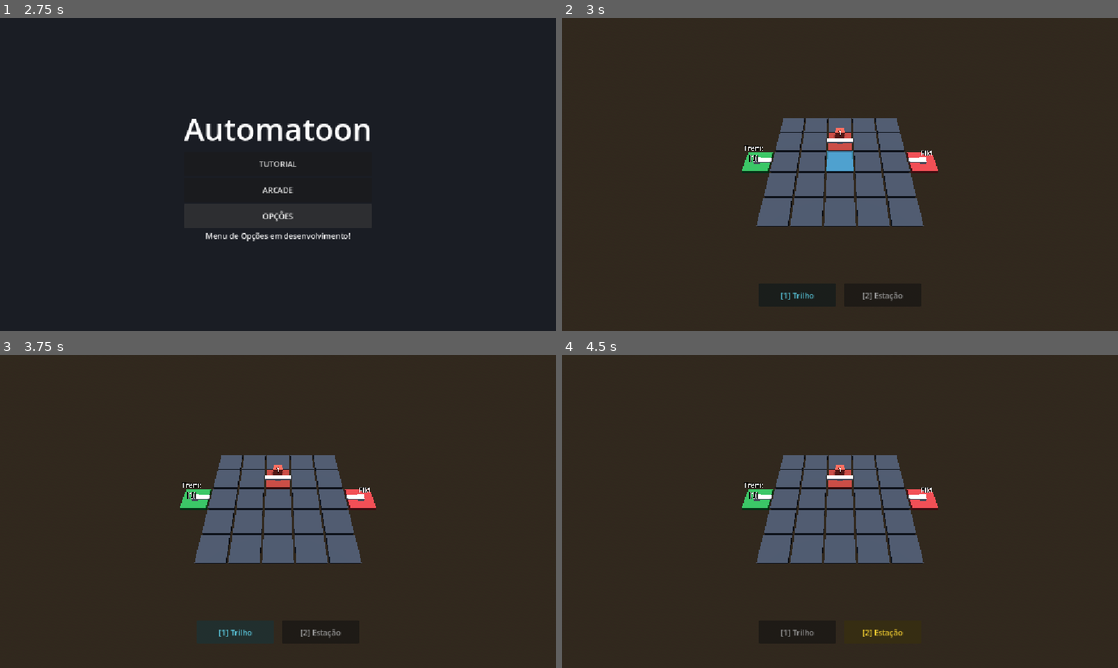
Above: before the commit, frames 1-4 (two rows, left to right).
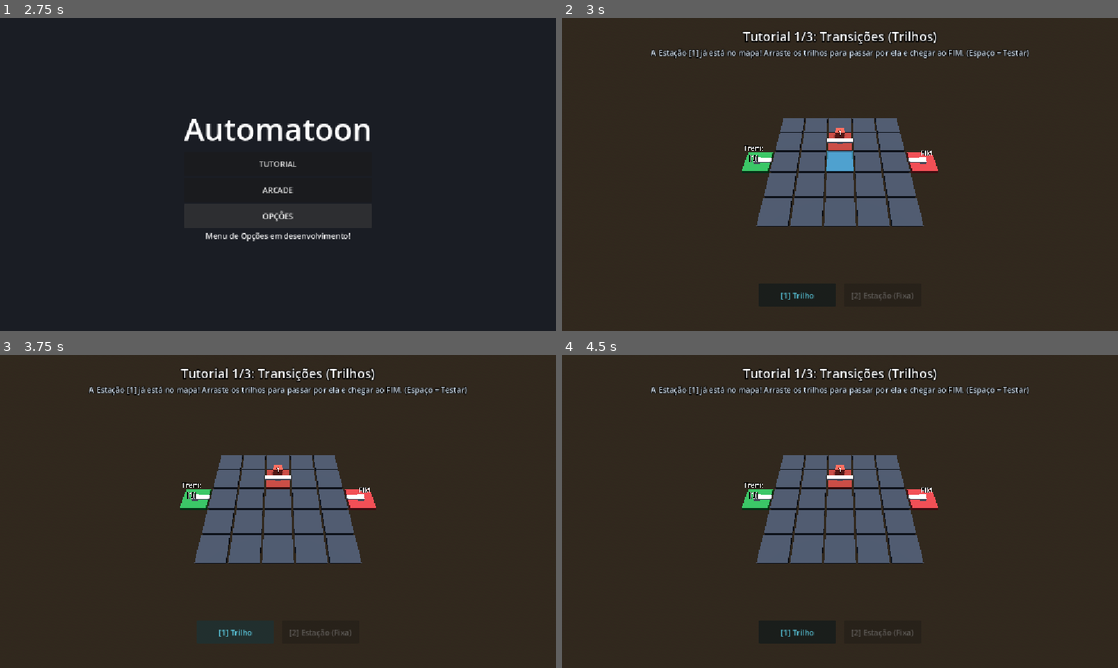
Above: after the commit, the same moments.

Repository: Danil0Ribeir0/automatoon-godot
Game: Godot game, scene res://scenes/MainMenu.tscn
Same seed, same stepped clock (60 frames per second), same inputs: the game is played once before the commit and once after it.
Inputs (mouse positions are in pixels of both pictures, inside the frame that each line leads up to):
- Up to frame 1 (2.75 s): click "ARCADE" at 0.5 s; click "ARCADE" at 1.25 s; click "OPÇÕES" at 2 s
- Up to frame 2 (3 s): click "TUTORIAL" at 2.75 s
- Up to frame 3 (3.75 s): click "[1] Trilho" at 3.5 s
- Up to frame 4 (4.5 s): click (884, 633) at 4.25 s, where only the run before the commit has a clickable "[2] Estação"

Frame 1 is identical in both runs. In frame 2, 1.8% of the frame differs, in the area x 15-84%, y 4-91%; in frame 3, 1.8%; in frame 4, 1.9%.

Commit message:
refactor: refatoração do hud do jogo

Diff:
--- /dev/null
+++ b/scenes/hud.tscn
@@ -0,0 +1,32 @@
+[gd_scene format=3 uid="uid://8toefpoapeim"]
+
+[ext_resource type="Script" uid="uid://paqdcdjcehns" path="res://scripts/hud.gd" id="1_ahhtf"]
+
+[node name="HUD" type="CanvasLayer" unique_id=465910820]
+script = ExtResource("1_ahhtf")
+
+[node name="MarginContainer" type="MarginContainer" parent="." unique_id=1257957870]
+anchors_preset = 12
+anchor_top = 1.0
+anchor_right = 1.0
+anchor_bottom = 1.0
+grow_horizontal = 2
+grow_vertical = 0
+theme_override_constants/margin_bottom = 50
+
+[node name="HBoxContainer" type="HBoxContainer" parent="MarginContainer" unique_id=1772968916]
+layout_mode = 2
+theme_override_constants/separation = 16
+alignment = 1
+
+[node name="RailToolButton" type="Button" parent="MarginContainer/HBoxContainer" unique_id=90416436]
+custom_minimum_size = Vector2(160, 48)
+layout_mode = 2
+focus_mode = 0
+text = "[1] Trilho"
+
+[node name="StationToolButton" type="Button" parent="MarginContainer/HBoxContainer" unique_id=545332746]
+custom_minimum_size = Vector2(160, 48)
+layout_mode = 2
+focus_mode = 0
+text = "[2] Estação"
--- a/scenes/prototype.tscn
+++ b/scenes/prototype.tscn
@@ -2,6 +2,7 @@
 
 [ext_resource type="Script" uid="uid://c5mwtpel8yx4e" path="res://scripts/level_manager.gd" id="1_ixygg"]
 [ext_resource type="Script" uid="uid://ijegsgnw7t41" path="res://scripts/grid_system.gd" id="2_20kwy"]
+[ext_resource type="PackedScene" uid="uid://8toefpoapeim" path="res://scenes/hud.tscn" id="2_sdrrl"]
 [ext_resource type="PackedScene" uid="uid://c1a3meptslmbc" path="res://scenes/train.tscn" id="3_nhfup"]
 
 [sub_resource type="ProceduralSkyMaterial" id="ProceduralSkyMaterial_20kwy"]
@@ -24,33 +25,7 @@
 [node name="LevelManager" type="Node3D" unique_id=640780407]
 script = ExtResource("1_ixygg")
 
-[node name="HUD" type="CanvasLayer" parent="." unique_id=1654285894]
-
-[node name="MarginContainer" type="MarginContainer" parent="HUD" unique_id=1997336004]
-anchors_preset = 12
-anchor_top = 1.0
-anchor_right = 1.0
-anchor_bottom = 1.0
-grow_horizontal = 2
-grow_vertical = 0
-theme_override_constants/margin_bottom = 50
-
-[node name="HBoxContainer" type="HBoxContainer" parent="HUD/MarginContainer" unique_id=216947329]
-layout_mode = 2
-theme_override_constants/separation = 16
-alignment = 1
-
-[node name="RailToolButton" type="Button" parent="HUD/MarginContainer/HBoxContainer" unique_id=1426954075]
-custom_minimum_size = Vector2(160, 48)
-layout_mode = 2
-focus_mode = 0
-text = "[1] Trilho"
-
-[node name="StationToolButton" type="Button" parent="HUD/MarginContainer/HBoxContainer" unique_id=975380048]
-custom_minimum_size = Vector2(160, 48)
-layout_mode = 2
-focus_mode = 0
-text = "[2] Estação"
+[node name="HUD" parent="." unique_id=465910820 instance=ExtResource("2_sdrrl")]
 
 [node name="WorldEnvironment" type="WorldEnvironment" parent="." unique_id=1835314610]
 environment = SubResource("Environment_sdrrl")
--- a/scripts/automaton_validator.gd
+++ b/scripts/automaton_validator.gd
@@ -2,7 +2,6 @@
 extends RefCounted
 
 static func validate_path(grid_data: Dictionary, spawn_coords: Vector2i, expected_wagons: Array[String]) -> Dictionary:
-	print("\n--- INICIANDO VALIDAÇÃO DO AUTÔMATO ---")
 	print("Palavra esperada (Vagões): ", expected_wagons)
 
 	var current_coords: Vector2i = spawn_coords
--- /dev/null
+++ b/scripts/hud.gd
@@ -0,0 +1,99 @@
+extends CanvasLayer
+class_name GameHUD
+
+signal tool_changed(is_station_tool: bool, station_symbol: String)
+
+@onready var rail_btn: Button = $MarginContainer/HBoxContainer/RailToolButton
+@onready var station_btn: Button = $MarginContainer/HBoxContainer/StationToolButton
+
+var title_label: Label
+var hint_label: Label
+
+var allow_stations: bool = false
+var available_symbols: Array[String] = ["1"]
+var current_symbol_idx: int = 0
+var is_station_active: bool = false
+
+func _ready() -> void:
+	_create_top_banner()
+	rail_btn.pressed.connect(select_rail_tool)
+	station_btn.pressed.connect(select_or_cycle_station_tool)
+
+# Configura a HUD de acordo com as regras da fase atual (LevelConfig)
+func setup_for_level(config: LevelConfig) -> void:
+	title_label.text = config.level_title
+	hint_label.text = config.tutorial_hint
+
+	allow_stations = config.allow_placing_stations
+	available_symbols = config.available_symbols.duplicate()
+	current_symbol_idx = 0
+
+	# Na Fase 1, trava o botão de estação para focar só nos trilhos
+	station_btn.disabled = not allow_stations
+	_update_station_button_text()
+	select_rail_tool()
+
+func select_rail_tool() -> void:
+	is_station_active = false
+	_refresh_visuals()
+	tool_changed.emit(false, get_current_symbol())
+
+func select_or_cycle_station_tool() -> void:
+	if not allow_stations or available_symbols.is_empty():
+		return
+
+	# Se já estava na ferramenta de Estação e apertou '2' de novo, troca para o próximo número!
+	if is_station_active and available_symbols.size() > 1:
+		current_symbol_idx = (current_symbol_idx + 1) % available_symbols.size()
+	else:
+		is_station_active = true
+
+	_update_station_button_text()
+	_refresh_visuals()
+	tool_changed.emit(true, get_current_symbol())
+
+func get_current_symbol() -> String:
+	if available_symbols.is_empty():
+		return "1"
+	return available_symbols[current_symbol_idx]
+
+func _update_station_button_text() -> void:
+	if not allow_stations:
+		station_btn.text = "[2] Estação (Fixa)"
+	else:
+		station_btn.text = "[2] Estação: [" + get_current_symbol() + "]"
+
+func _refresh_visuals() -> void:
+	if not is_station_active:
+		rail_btn.modulate = Color(0.4, 0.9, 1.0)
+		station_btn.modulate = Color(0.7, 0.7, 0.7)
+	else:
+		rail_btn.modulate = Color(0.7, 0.7, 0.7)
+		# Pinta o botão da estação com a cor exata do símbolo atual (Vermelho, Azul, Cinza...)
+		station_btn.modulate = AutomataPalette.get_symbol_color(get_current_symbol()).lightened(0.2)
+
+# Cria o cabeçalho superior com Título da Fase e Dica do Tutorial automaticamente
+func _create_top_banner() -> void:
+	var top_margin := MarginContainer.new()
+	top_margin.set_anchors_preset(Control.PRESET_TOP_WIDE)
+	top_margin.add_theme_constant_override("margin_top", 20)
+	top_margin.mouse_filter = Control.MOUSE_FILTER_IGNORE
+	add_child(top_margin)
+
+	var vbox := VBoxContainer.new()
+	vbox.alignment = BoxContainer.ALIGNMENT_CENTER
+	vbox.mouse_filter = Control.MOUSE_FILTER_IGNORE
+	top_margin.add_child(vbox)
+
+	title_label = Label.new()
+	title_label.horizontal_alignment = HORIZONTAL_ALIGNMENT_CENTER
+	title_label.add_theme_font_size_override("font_size", 26)
+	title_label.add_theme_constant_override("outline_size", 8)
+	vbox.add_child(title_label)
+
+	hint_label = Label.new()
+	hint_label.horizontal_alignment = HORIZONTAL_ALIGNMENT_CENTER
+	hint_label.add_theme_font_size_override("font_size", 16)
+	hint_label.add_theme_color_override("font_color", Color(0.85, 0.9, 0.95))
+	hint_label.add_theme_constant_override("outline_size", 6)
+	vbox.add_child(hint_label)
--- a/scripts/level_manager.gd
+++ b/scripts/level_manager.gd
@@ -9,6 +9,7 @@
 
 @onready var rail_btn: Button = $HUD/MarginContainer/HBoxContainer/RailToolButton
 @onready var station_btn: Button = $HUD/MarginContainer/HBoxContainer/StationToolButton
+@onready var hud: GameHUD = $HUD
 
 var drag_builder: TrackDragBuilder
 var current_tool: BuildTool = BuildTool.RAIL
@@ -24,18 +25,22 @@
 
 func _ready() -> void:
 	tutorial_levels = LevelConfig.create_tutorial_levels()
-	grid_system.load_from_config(tutorial_levels[current_level_idx])
-
 	drag_builder = TrackDragBuilder.new(grid_system)
-	_setup_board_collider()
-	_setup_camera()
 	_create_cursor_highlight()
 
 	train.arrived_at_exit.connect(_on_train_completed)
-	rail_btn.pressed.connect(func(): select_tool(BuildTool.RAIL))
-	station_btn.pressed.connect(func(): select_tool(BuildTool.STATION))
+	hud.tool_changed.connect(_on_hud_tool_changed)
 
-	select_tool(BuildTool.RAIL)
+	load_level(0)
+
+func load_level(idx: int) -> void:
+	current_level_idx = idx
+	var config: LevelConfig = tutorial_levels[current_level_idx]
+
+	grid_system.load_from_config(config)
+	_setup_board_collider()
+	_setup_camera()
+	hud.setup_for_level(config)
 
 func _process(_delta: float) -> void:
 	var previous_coords := hovered_coords
@@ -63,9 +68,9 @@
 
 	if event is InputEventKey and event.pressed:
 		if event.keycode == KEY_1 or event.keycode == KEY_KP_1:
-			select_tool(BuildTool.RAIL)
+			hud.select_rail_tool()
 		elif event.keycode == KEY_2 or event.keycode == KEY_KP_2:
-			select_tool(BuildTool.STATION)
+			hud.select_or_cycle_station_tool()
 
 	if event is InputEventMouseButton:
 		if event.button_index == MOUSE_BUTTON_LEFT:
@@ -83,20 +88,19 @@
 			else:
 				drag_builder.stop_erase()
 
-func select_tool(new_tool: BuildTool) -> void:
-	current_tool = new_tool
+func _on_hud_tool_changed(is_station_tool: bool, station_symbol: String) -> void:
 	drag_builder.cancel_all()
+	current_station_symbol = station_symbol
 
-	if current_tool == BuildTool.RAIL:
-		rail_btn.modulate = Color(0.4, 0.9, 1.0)
-		station_btn.modulate = Color(0.7, 0.7, 0.7)
+	if not is_station_tool:
+		current_tool = BuildTool.RAIL
 		if cursor_material:
 			cursor_material.albedo_color = Color(0.2, 0.8, 1.0, 0.35)
 	else:
-		rail_btn.modulate = Color(0.7, 0.7, 0.7)
-		station_btn.modulate = Color(1.0, 0.85, 0.2)
+		current_tool = BuildTool.STATION
 		if cursor_material:
-			cursor_material.albedo_color = Color(1.0, 0.8, 0.1, 0.45)
+			var sym_color := AutomataPalette.get_symbol_color(station_symbol)
+			cursor_material.albedo_color = Color(sym_color.r, sym_color.g, sym_color.b, 0.45)
 
 func _try_run_simulation() -> void:
 	drag_builder.cancel_all()
--- a/scripts/track_drag_builder.gd
+++ b/scripts/track_drag_builder.gd
@@ -36,7 +36,6 @@
 		_refresh_tile_in_path(drag_path.size() - 1)
 		return
 
-	# 2. Garante movimento ortogonal (distância Manhattan == 1) e sem cruzar o próprio rastro
 	var diff: Vector2i = (new_coords - last_coords).abs()
 	if diff.x + diff.y != 1 or new_coords in drag_path:
 		return
--- a/scripts/train.gd
+++ b/scripts/train.gd
@@ -27,7 +27,6 @@
 		wagons.append(w)
 
 func start_run() -> void:
-	# Distância total = tamanho da pista + comprimento da fila de vagões
 	var total_dist := train_path.curve.get_baked_length() + (wagons.size() - 1) * wagon_spacing
 
 	move_tween = create_tween()
Not shown, added: scripts/hud.gd.uid
